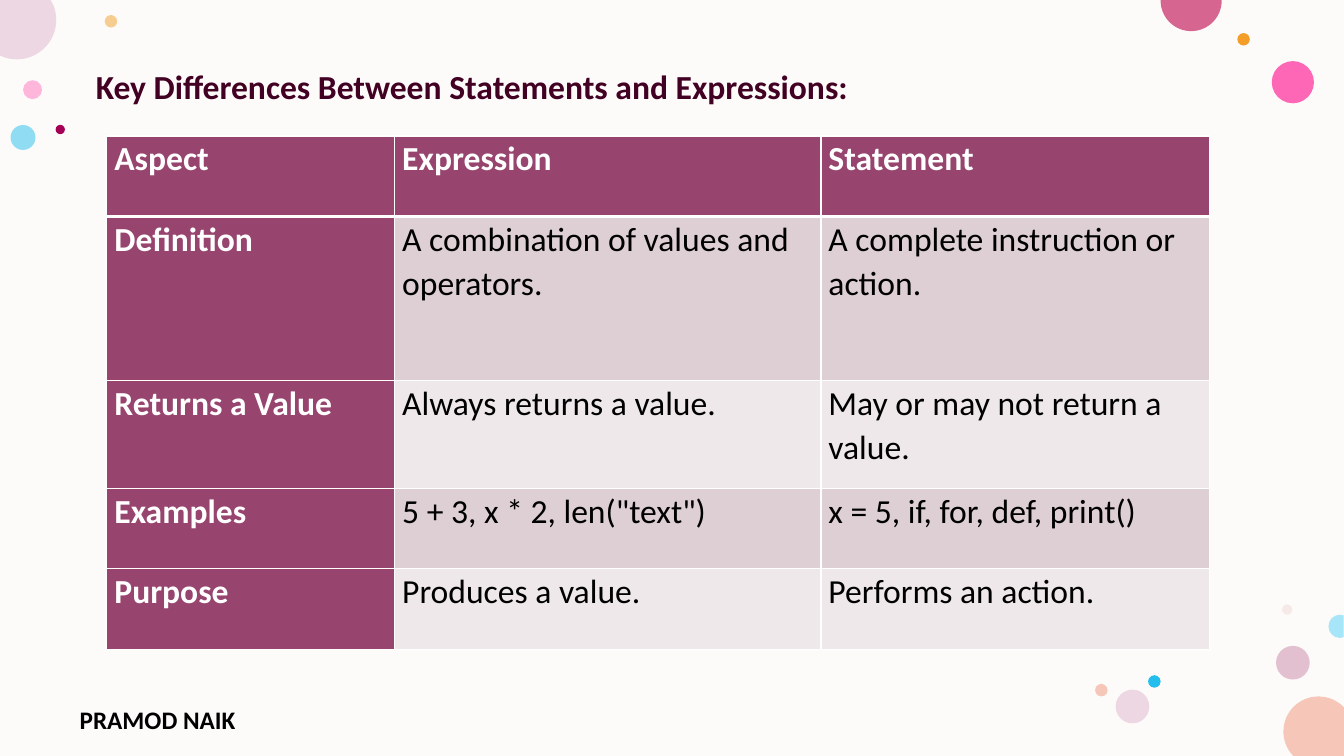
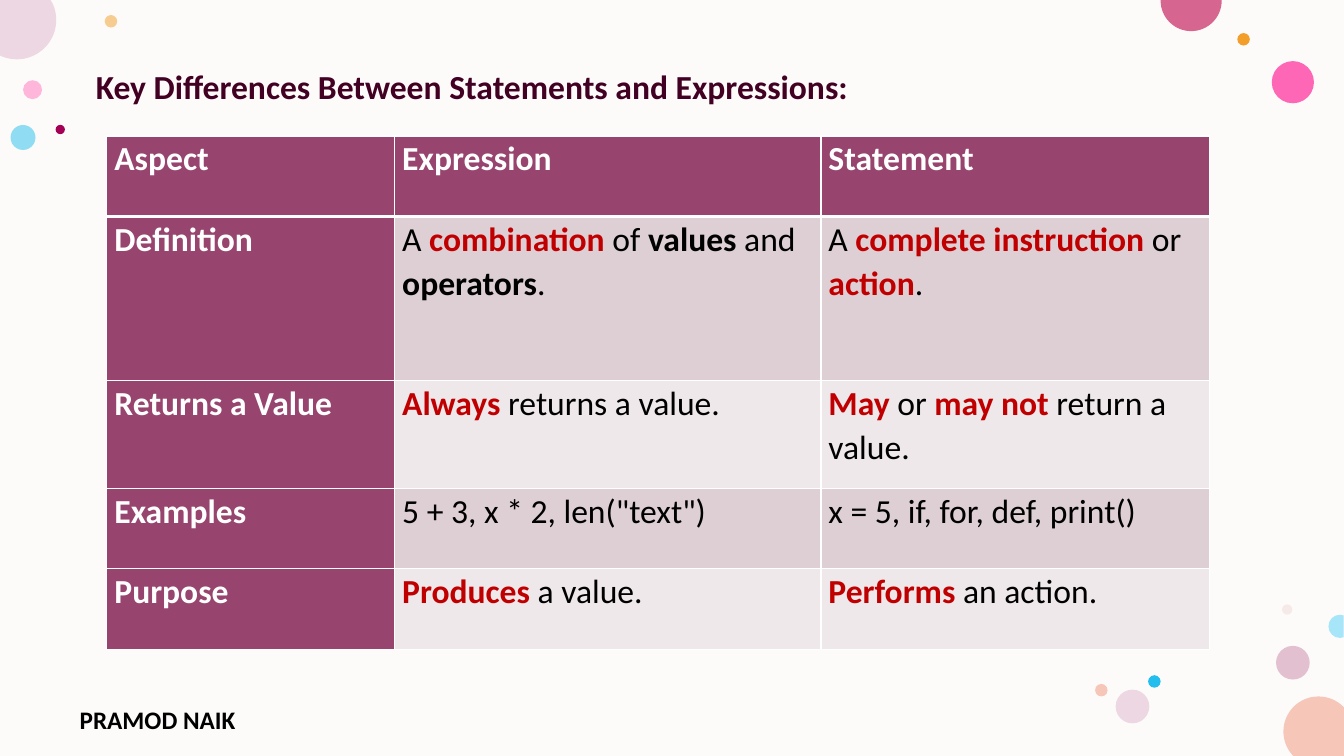
Before and after one commit to PRAMOD-VISHNU-NAIK/MCA-4th-Sem-Python-Shridevi-College, a slide deck: slide 19 of Theory Class-Notes/Module-1 Python Basic Concepts and Programming.pptx. Drawn at 1344x756 pixels with LibreOffice and Linux fonts; fonts in the diff are those of the drawing; background and template pictures are left out. Boxes give left, top, right and bottom in pixels: in the first picture for what was removed or moved away, otherwise in the second. Text is boxed around its words. In the diff, an @@ line names an element or a change of style, - is before the commit and + after.

```diff
--- a/Theory Class-Notes/Module-1 Python Basic Concepts and Programming.pptx
+++ b/Theory Class-Notes/Module-1 Python Basic Concepts and Programming.pptx
@@ table at <box>107,136,1211,649</box> @@
@@ text colour #000000 to #C00000 in "combination", "complete instruction action.", "Always", "May may not" and 2 more places @@
@@ bold on in "combination values operators.", "complete instruction action.", "Always", "May may not" and 2 more places @@
```
Also in this commit, not shown: 8 other slides changed, 7 slides added, 7 slides removed, 1 other file.
